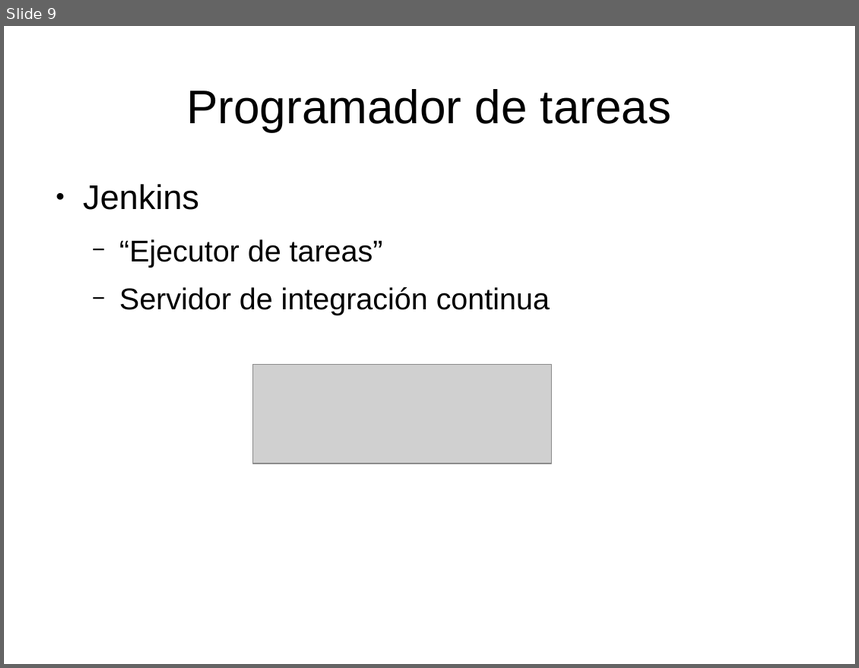
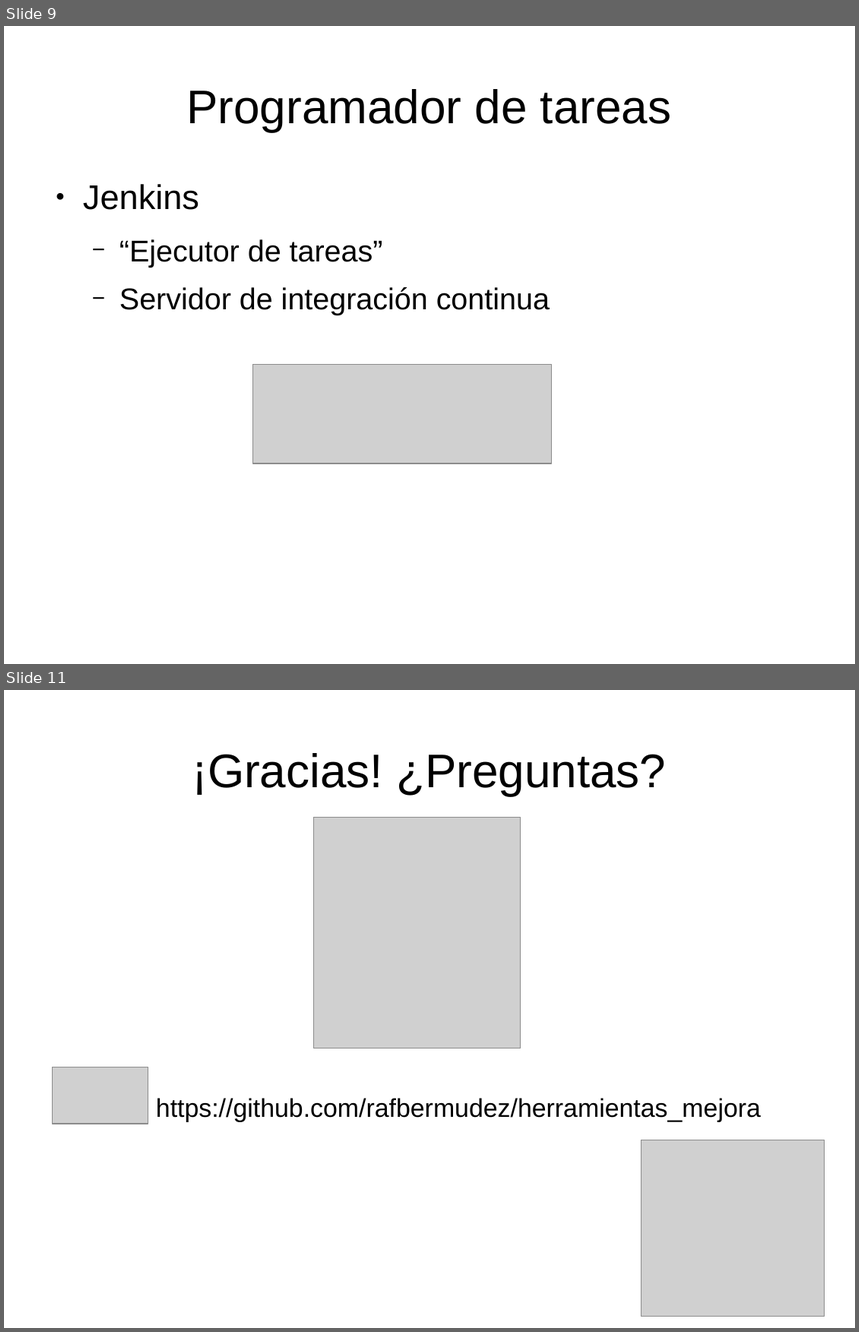
Before and after one commit to rafbermudez/herramientas_mejora, a slide deck: doc/slides.odp. Shown one above the other, each under a label of ours: slide 9 before the commit, slides 9 and 11 after it; the slides between them are not shown. The pictures are 859x668 and 859x1332 pixels, drawn with LibreOffice and Linux fonts; fonts in the diff are those of the drawing; grey boxes stand for pictures. Boxes give left, top, right and bottom in pixels: in the first picture for what was removed or moved away, otherwise in the second. Text is boxed around its words. In the diff, an @@ line names an element or a change of style, - is before the commit and + after.

```diff
--- a/doc/slides.odp
+++ b/doc/slides.odp
@@ slide 11 added at box(4, 690, 855, 1328), background #FFFFFF @@
@@ title added at box(192, 753, 666, 796), 44 pt, text #000000 @@
+¡Gracias! ¿Preguntas?
@@ picture added at box(315, 818, 522, 1049) @@
@@ picture added at box(53, 1067, 148, 1124) @@
@@ text added at box(156, 1098, 761, 1122), 24 pt, text #000000 @@
+    https://github.com/rafbermudez/herramientas_mejora
@@ picture added at box(642, 1141, 825, 1317) @@
```
Also in this commit, not shown: 1 slide changed, 1 slide removed.
